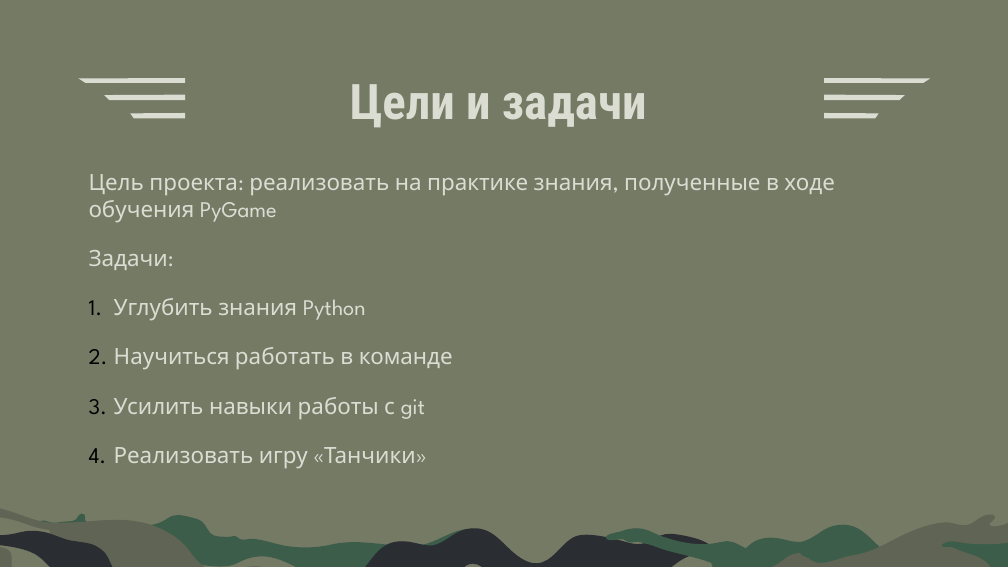
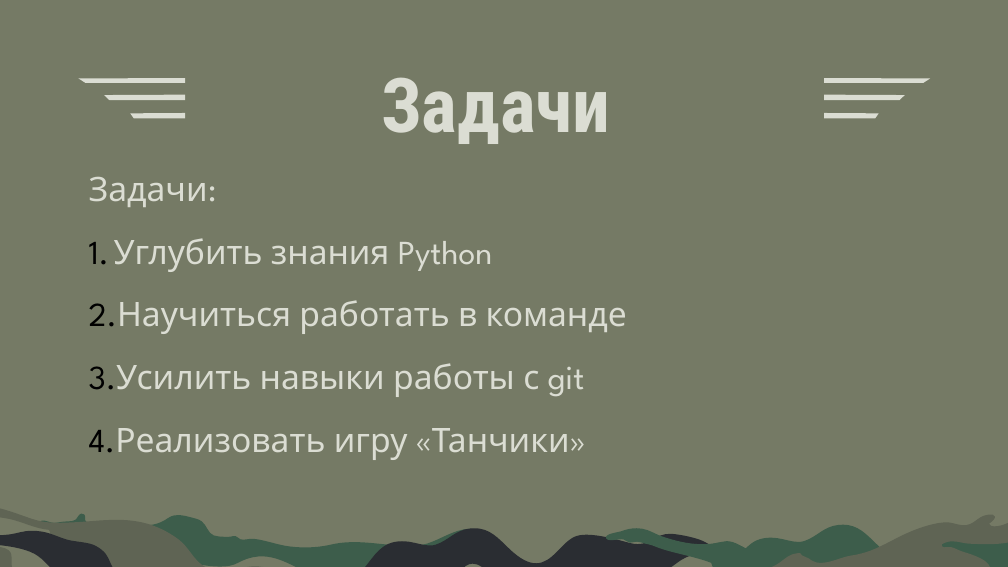
Before and after one commit to omariiik/pygame_project, a slide deck: slide 3 of Проект pygame.pptx (slide 2 before the commit). Drawn at 1008x567 pixels with LibreOffice and Linux fonts; fonts in the diff are those of the drawing. Boxes give left, top, right and bottom in pixels: in the first picture for what was removed or moved away, otherwise in the second. Text is boxed around its words. In the diff, an @@ line names an element or a change of style, - is before the commit and + after.

```diff
--- a/Проект pygame.pptx
+++ b/Проект pygame.pptx
@@ title at box(381, 77, 611, 144): text changed; size 35 to 54 pt @@
-Цели и задачи
+Задачи
@@ text "Задачи:" at box(89, 177, 627, 460): size 16 to 24 pt @@
@@ text at box(89, 174, 834, 222): paragraph removed @@
-Цель проекта: реализовать на практике знания, полученные в ходе обучения PyGame
```
Also in this commit, not shown: 4 other slides changed, 9 slides added, 2 slides removed.
